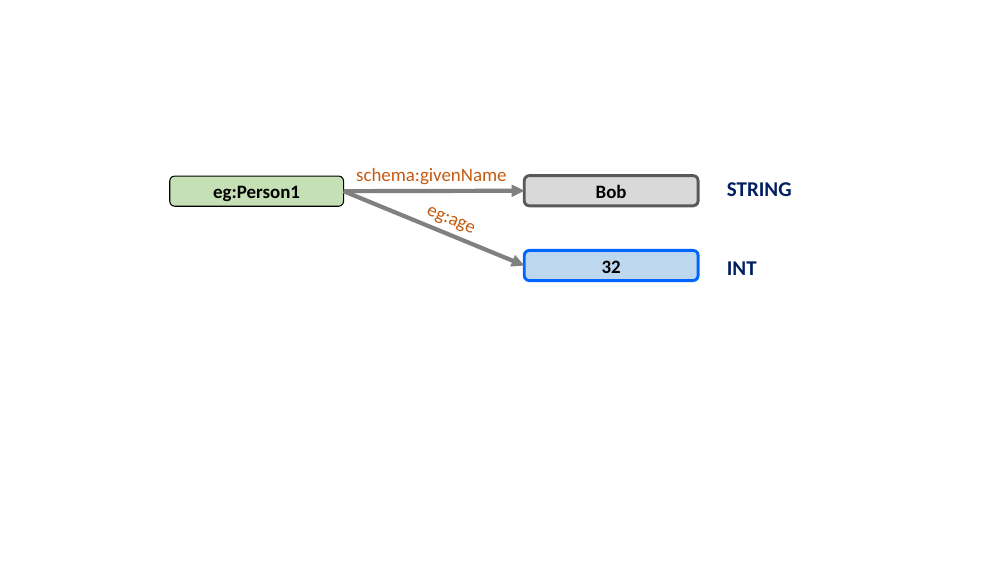
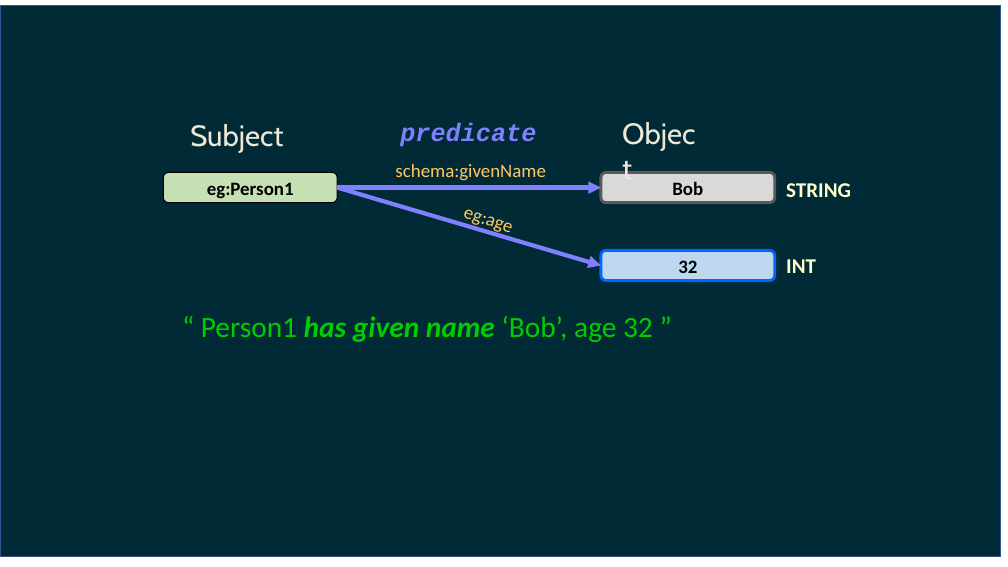
Before and after one commit to phuse-org/LinkedDataWorkshop, a slide deck: slide 3 of EUConnect18/presentation/images/ImagesForPres.pptx (slide 2 before the commit). Drawn at 1008x567 pixels with LibreOffice and Linux fonts; fonts in the diff are those of the drawing. Boxes give left, top, right and bottom in pixels: in the first picture for what was removed or moved away, otherwise in the second. Text is boxed around its words. In the diff, an @@ line names an element or a change of style, - is before the commit and + after.

```diff
--- a/EUConnect18/presentation/images/ImagesForPres.pptx
+++ b/EUConnect18/presentation/images/ImagesForPres.pptx
@@ rectangle added at [0, 5, 1000, 557], fill #002B36, outline #325491 1 pt @@
@@ text added at [615, 111, 712, 154], 28 pt, text #EEE8D5 @@
+Object
@@ text added at [190, 124, 283, 153], 28 pt, text #EEE8D5 @@
+Subject
@@ text added at [400, 122, 536, 147], 24 pt, text #8080FF, bold, italic @@
+predicate
@@ rounded rectangle "eg:Person1": place and size @@
-rounded rectangle "eg:Person1" at [170, 176, 344, 206]
+rounded rectangle "eg:Person1" at [163, 172, 337, 203]
@@ text "schema:givenName": place and size @@
-text "schema:givenName" at [356, 168, 506, 185]
+text "schema:givenName" at [395, 164, 545, 181]
@@ text "schema:givenName" at [395, 164, 545, 181]: text colour #C55A11 to #FFC862 @@
@@ rounded rectangle "Bob": place and size @@
-rounded rectangle "Bob" at [525, 175, 699, 206]
+rounded rectangle "Bob" at [601, 172, 775, 203]
@@ text "STRING": place and size @@
-text "STRING" at [727, 182, 792, 196]
+text "STRING" at [786, 183, 851, 197]
@@ text "STRING" at [786, 183, 851, 197]: text colour #002060 to #FFFFCC @@
@@ arrow moved from (344, 191) - (525, 265) to (337, 188) - (601, 265) @@
@@ arrow (337, 188) - (601, 265): stroke #808080 4 pt to #8080FF 4 pt @@
@@ arrow moved from (344, 191) - (525, 191) to (337, 188) - (601, 188) @@
@@ arrow (337, 188) - (601, 188): stroke #808080 4 pt to #8080FF 4 pt @@
@@ text "eg:age": place and size @@
-text "eg:age" at [426, 207, 456, 227]
+text "eg:age" at [463, 209, 494, 228]
@@ text "eg:age" at [463, 209, 494, 228]: text colour #C55A11 to #FFC862; rotation 22 to 18 degrees @@
@@ rounded rectangle "32": place and size @@
-rounded rectangle "32" at [525, 250, 699, 281]
+rounded rectangle "32" at [601, 250, 775, 281]
@@ text "INT": place and size @@
-text "INT" at [727, 261, 757, 275]
+text "INT" at [786, 259, 816, 273]
@@ text "INT" at [786, 259, 816, 273]: text colour #002060 to #FFFFCC @@
@@ text added at [201, 316, 653, 342], 28 pt, text #00CC00 @@
+“ Person1 has given name ‘Bob’, age 32 ”
```
Also in this commit, not shown: 2 other slides changed, 3 slides added, 1 slide removed, 11 other files.
